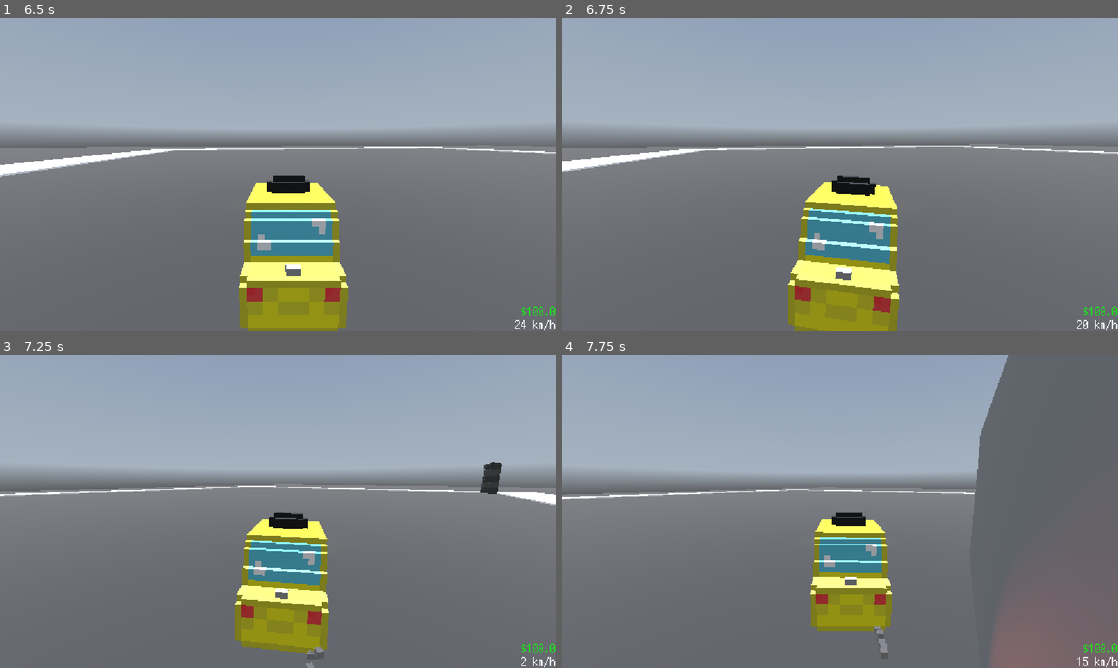
Above: before the commit, frames 1-4 (two rows, left to right).
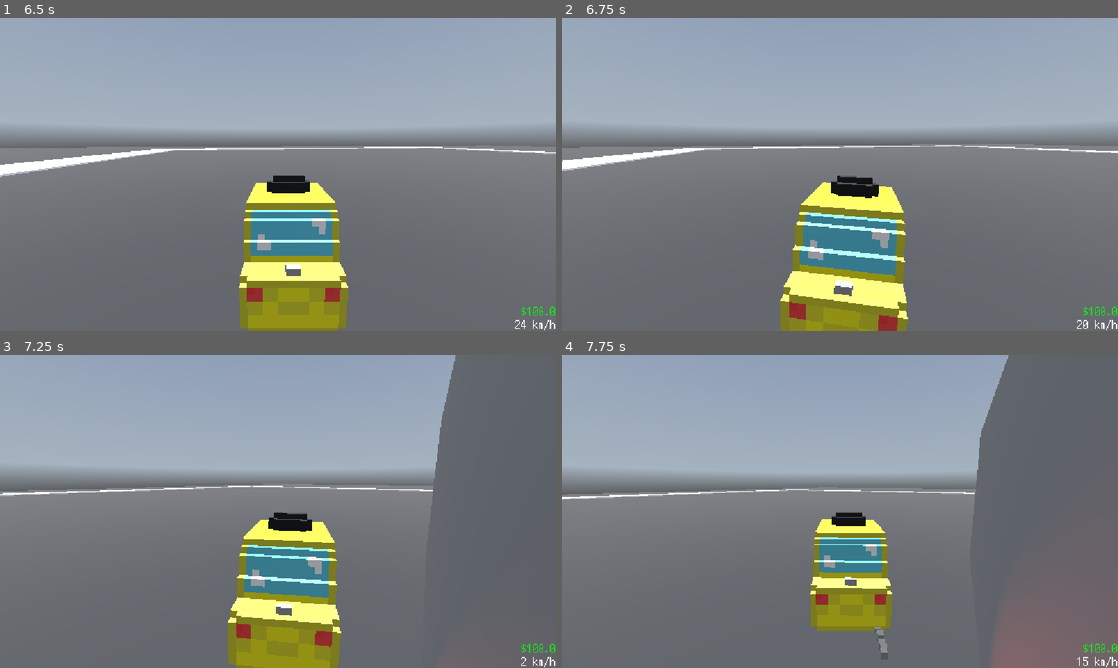
Above: after the commit, the same moments.

Repository: RafaeloxMC/super-taxi-sim
Game: Godot game, scene res://scenes/main_menu.tscn
Two runs of this game, one before a commit and one after it. Both use one fixed random seed, a clock stepped at 60 frames per second and the inputs below. A sky picture missing from this copy of the repository is replaced by a grey-blue gradient.
Inputs:
- Up to frame 1 (6.5 s): click "Play" at 0.5 s; tap Enter at 1.25 s; hold D (steer_right) 1.28-2.03 s; tap Alt every 1.5 s from 1.35 to 5.85 s; hold S (brake) 2.03-2.78 s; tap Shift at 2.1, 3.6, 5.1 s; hold D (steer_right) 2.78-3.53 s; hold W (accelerate) 3.53-4.28 s; hold A (steer_left) 4.28-5.78 s; hold S (brake) from 5.78 s (still down)
- Up to frame 2 (6.75 s): release S (brake) at 6.53 s; hold D (steer_right) from 6.53 s (still down); tap Shift at 6.6 s
- Up to frame 3 (7.25 s): keep holding D (steer_right)
- Up to frame 4 (7.75 s): release D (steer_right) at 7.28 s; hold W (accelerate) from 7.28 s (still down); tap Alt at 7.35 s

Frame 1 is identical in both runs. In frame 2, 6.2% of the frame differs, in the area x 0-100%, y 40-100%; in frame 3, 16%, in the area x 0-100%, y 0-100%; in frame 4, 0.1%.

Commit message:
Add non-clipping to camera

Diff:
--- a/scripts/camera3d.gd
+++ b/scripts/camera3d.gd
@@ -3,6 +3,11 @@
 @export var lerp_speed: float = 8.0
 @export var offset: Vector3 = Vector3.ZERO
 @export var target: Node3D
+
+@export var clip_margin: float = 0.3
+@export var min_distance: float = 0.5
+@export var collision_mask: int = 0x7FFFFFFF
+@export var pivot_offset: Vector3 = Vector3(0, 2, 0)
 
 func _physics_process(delta: float) -> void:
 	if not target:
@@ -11,7 +16,20 @@
 	var target_transform := target.global_transform
 	var desired_offset := target_transform.basis * offset
 	var desired_position := target_transform.origin + desired_offset
-
-	global_position = global_position.lerp(desired_position, lerp_speed * delta)
-
-	look_at(target.global_position + Vector3(0, 2, 0), Vector3.UP)
+	var ray_from := target.global_position + pivot_offset
+	var ray_to := desired_position
+	var space := get_world_3d().direct_space_state
+	var exclude := [target, self]
+	var params = PhysicsRayQueryParameters3D.create(ray_from, ray_to, collision_mask, exclude)
+	var hit := space.intersect_ray(params)
+	var final_position := desired_position
+	if hit:
+		var dir: Vector3 = ray_to - ray_from
+		if dir.length() > 0.001:
+			var safe_pos: Vector3 = hit.position - dir.normalized() * clip_margin
+			var dist: float = safe_pos.distance_to(ray_from)
+			if dist < min_distance:
+				safe_pos = ray_from + dir.normalized() * min_distance
+			final_position = safe_pos
+	global_position = global_position.lerp(final_position, lerp_speed * delta)
+	look_at(ray_from, Vector3.UP)
